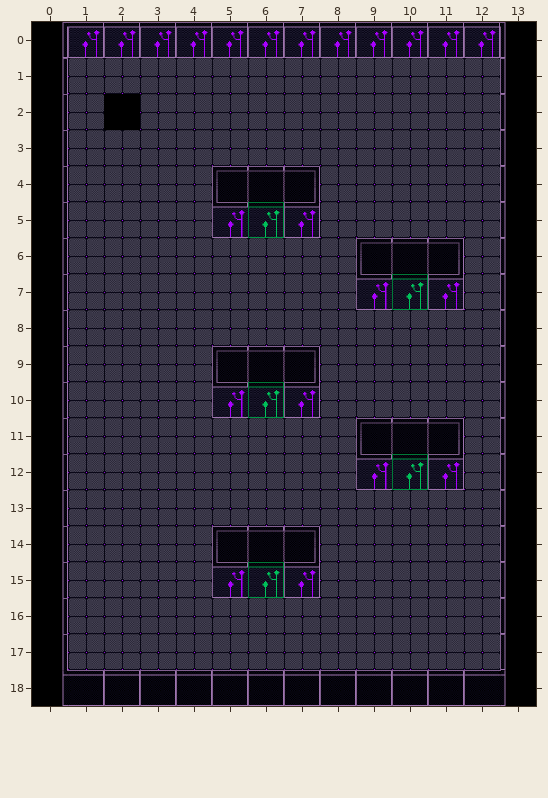
Tiled map: resources/levels/7.tmx. This is how it looked before the edit.
Cells are 64x64 px. Shown: x 0..13, y 0..18.
After:
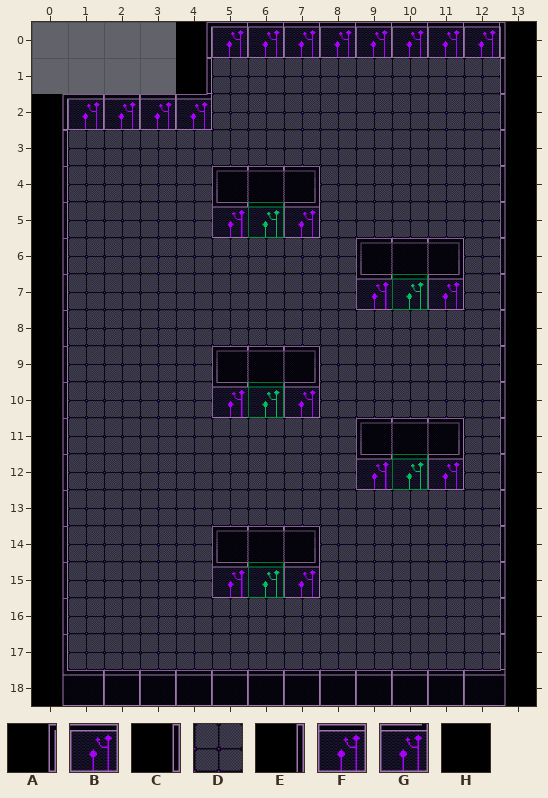
Key: from "tile-violet": A 0, B 1, C 4, D 6, E 8, F 21, G 22, H 27.
_ is an empty cell.
Difference:
Layer "Capa de Patrones 1":
y 1: x 1..3 DDD -> ___
Layer "Capa de patrones 2":
y 0: x 0..4 ABBBB -> ____A
y 1: x 0 E -> _; x 4 _ -> C
y 2: x 0..4 E____ -> ABFFG
Layer "Capa de patrones 4" (now hidden):
y 2: x 2 H -> _
Where, in picture pixels (left, top, right, bottom), the same in both pictures:
changed: (32, 22, 212, 130)
